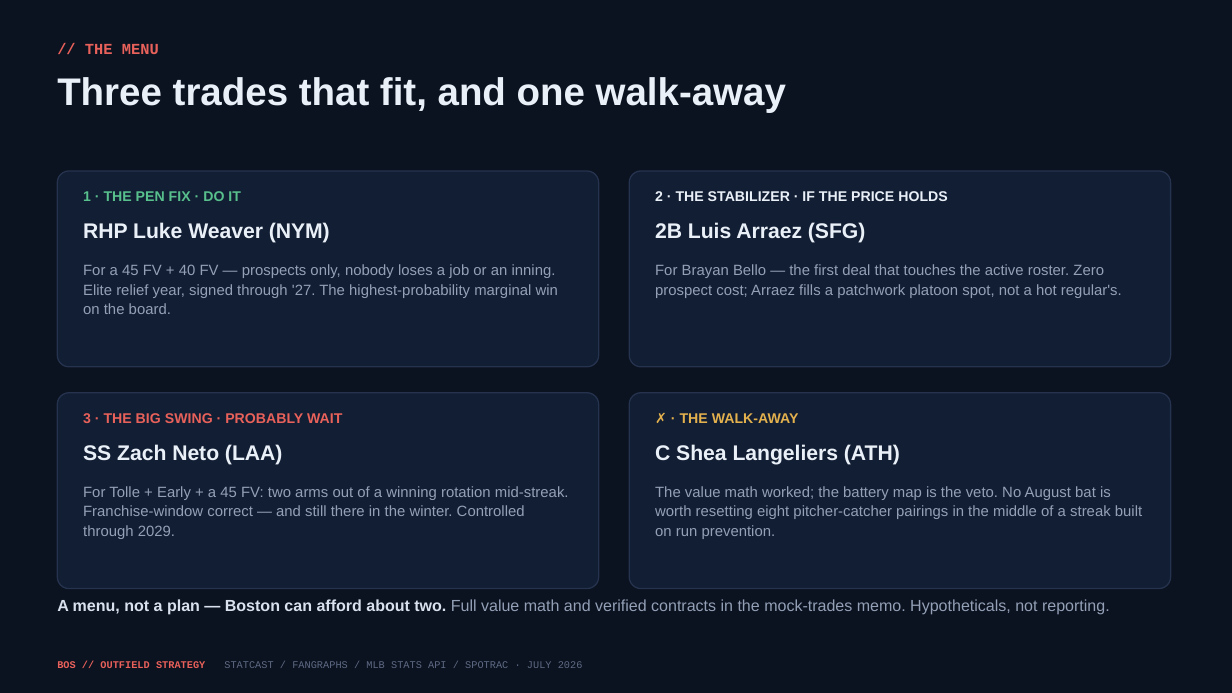
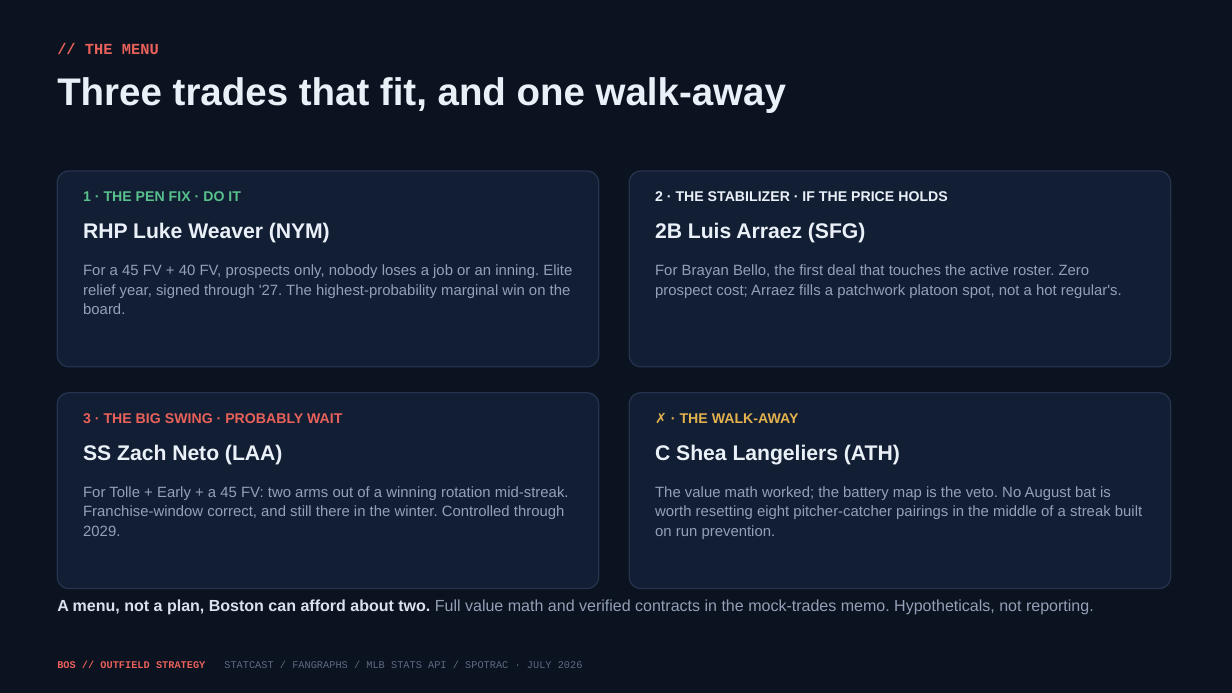
Before and after one commit to justinloo12/jarren-duran-outlier-analysis, a slide deck: slide 14 of outputs/Red_Sox_Outfield_Strategy.pptx. Drawn at 1232x693 pixels with LibreOffice and Linux fonts; fonts in the diff are those of the drawing. Boxes give left, top, right and bottom in pixels: in the first picture for what was removed or moved away, otherwise in the second. Text is boxed around its words. In the diff, an @@ line names an element or a change of style, - is before the commit and + after.

```diff
--- a/outputs/Red_Sox_Outfield_Strategy.pptx
+++ b/outputs/Red_Sox_Outfield_Strategy.pptx
@@ text at bbox=[83, 264, 572, 314]: text changed @@
-For a 45 FV + 40 FV — prospects only, nobody loses a job or an inning. Elite relief year, signed through '27. The highest-probability marginal win on the board.
+For a 45 FV + 40 FV, prospects only, nobody loses a job or an inning. Elite relief year, signed through '27. The highest-probability marginal win on the board.
@@ text at bbox=[655, 264, 1122, 298]: text changed @@
-For Brayan Bello — the first deal that touches the active roster. Zero prospect cost; Arraez fills a patchwork platoon spot, not a hot regular's.
+For Brayan Bello, the first deal that touches the active roster. Zero prospect cost; Arraez fills a patchwork platoon spot, not a hot regular's.
@@ text at bbox=[83, 486, 569, 536]: text changed @@
-For Tolle + Early + a 45 FV: two arms out of a winning rotation mid-streak. Franchise-window correct — and still there in the winter. Controlled through 2029.
+For Tolle + Early + a 45 FV: two arms out of a winning rotation mid-streak. Franchise-window correct, and still there in the winter. Controlled through 2029.
@@ text at bbox=[57, 599, 1094, 615]: text changed @@
-A menu, not a plan — Boston can afford about two. Full value math and verified contracts in the mock-trades memo. Hypotheticals, not reporting.
+A menu, not a plan, Boston can afford about two. Full value math and verified contracts in the mock-trades memo. Hypotheticals, not reporting.
```
Also in this commit, not shown: 13 other slides changed, 6 other files.
